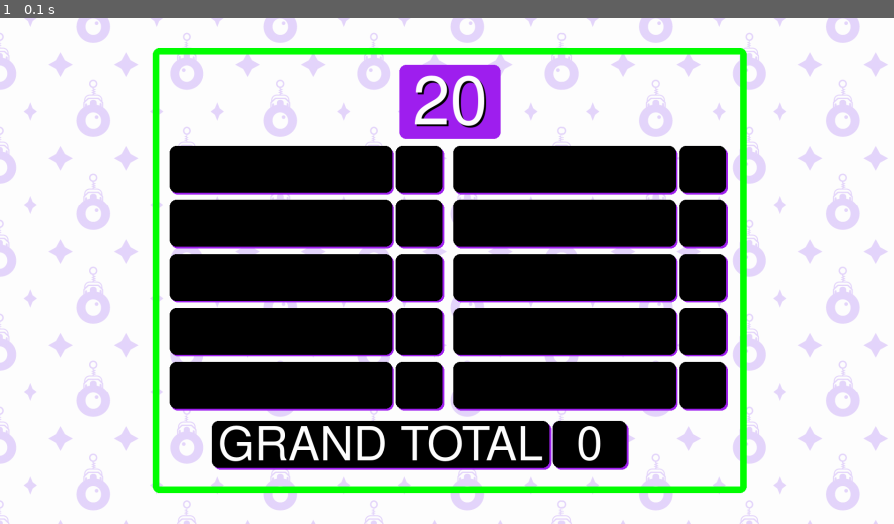
Above: before the commit, frame 1.
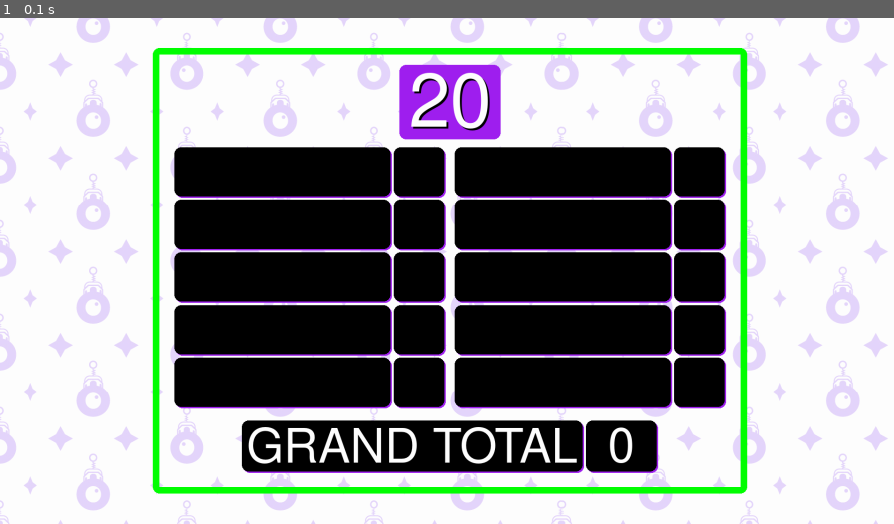
Above: after the commit, the same moment.

Repository: spierepf/FandomFeud
Game: pygame game, started from fast_money/server.py
Same seed, same stepped clock (60 frames per second), same inputs: the game is played once before the commit and once after it.
Inputs:
- Up to frame 1 (0.1 s): no input

The runs differ from the first frame. In frame 1, 9.3% of the frame differs, in the area x 17-84%, y 5-95%.

Commit message:
Removed RectBuilder from fast_money

Diff:
--- a/fast_money/fast_money_view.py
+++ b/fast_money/fast_money_view.py
@@ -4,32 +4,72 @@
 import sys
 sys.path.append(abspath(join(dirname(__file__), '..')))
 from core.pygame_view import PygameView
-from core.config import BORDER_COLOUR, BACKGROUND_COLOUR, TEXT_BACKGROUND_COLOUR, BELL_SOUND, BUZZER_SOUND, DUPLICATE_SOUND, \
-    POINTS_SOUND, NO_POINTS_SOUND, REVEAL_SOUND
-from core.rect_builder import RectBuilder
+from core.config import BORDER_COLOUR, TEXT_BACKGROUND_COLOUR, DUPLICATE_SOUND, POINTS_SOUND, NO_POINTS_SOUND, REVEAL_SOUND
+
+
+class LocalRect(pygame.Rect):
+    def __init__(self, *args, **kwargs):
+        super().__init__(*args, **kwargs)
+
+    def resize(self, new_width, new_height):
+        return self.inflate(new_width - self.width, new_height - self.height)
+
+    def resize_ip(self, new_width, new_height):
+        self.inflate_ip(new_width - self.width, new_height - self.height)
+
+    def columns(self, n):
+        width = self.width / n
+        for i in range(n):
+            yield LocalRect(self.left + i*width, self.top, width, self.height)
+
+    def rows(self, n):
+        height = self.height / n
+        for i in range(n):
+            yield LocalRect(self.left, self.top + i*height, self.width, height)
+
+    def split_h(self, width):
+        if width < 0:
+            return (
+                LocalRect(self.left, self.top, self.width + width, self.height),
+                LocalRect(self.left + (self.width + width), self.top, -width, self.height)
+            )
+        else:
+            return (
+                LocalRect(self.left, self.top, width, self.height),
+                LocalRect(self.left + width, self.top, self.width-width, self.height)
+            )
 
 
 class FastMoneyView(PygameView):
     def __init__(self, model, surface):
         super().__init__(model, surface)
 
-    def draw_text(self, text, x, y, height, width=None, font_name="fonts/NimbusSans-Regular.otf"):
-        font = pygame.font.Font(font_name, int(self.UNIT * height))
+    def draw_text(self, text, rect, font_name="fonts/NimbusSans-Regular.otf"):
+        font = pygame.font.Font(font_name, int(rect.height))
         shadow = font.render(text, True, "black")
         foreground = font.render(text, True, "white")
-        if width is not None and width * self.UNIT < shadow.get_width():
-            shadow = pygame.transform.scale(shadow, (width * self.UNIT, shadow.get_height()))
-            foreground = pygame.transform.scale(foreground, (width * self.UNIT, shadow.get_height()))
-        self.surface.blit(shadow, RectBuilder(self.surface, shadow.get_rect()).translate(x + 0.3, y + 0.3).unscaled_translate(0, (font.get_linesize() - font.get_height()) / 2).done())
-        self.surface.blit(foreground, RectBuilder(self.surface, foreground.get_rect()).translate(x, y).unscaled_translate(0, (font.get_linesize() - font.get_height()) / 2).done())
+        if rect.width < shadow.get_width():
+            shadow = pygame.transform.scale(shadow, (rect.width, shadow.get_height()))
+            foreground = pygame.transform.scale(foreground, (rect.width, shadow.get_height()))
+        tmp = rect.resize(foreground.get_width(), foreground.get_height()).move(0, (font.get_linesize() - font.get_height()) / 2)
+        self.surface.blit(shadow, tmp.move(int(self.UNIT*0.3), int(self.UNIT*0.3)))
+        self.surface.blit(foreground, tmp)
+
+    def draw_timer(self, timer_time):
+        tmp = LocalRect(self.surface.get_rect()).resize(15 * self.UNIT, 11 * self.UNIT).move(0, -25 * self.UNIT)
+
+        pygame.draw.rect(self.surface, TEXT_BACKGROUND_COLOUR, tmp,0, int(self.UNIT))
+        self.draw_text(str(timer_time), tmp)
+
+    def draw_shadow_box(self, rect):
+        pygame.draw.rect(self.surface, TEXT_BACKGROUND_COLOUR, rect.move(int(self.UNIT / 4), int(self.UNIT / 4)), 0, int(self.UNIT))
+        pygame.draw.rect(self.surface, 'black', rect, 0, int(self.UNIT))
 
     def draw(self):
         self.draw_background()
 
-        pygame.draw.rect(self.surface, BORDER_COLOUR, RectBuilder(self.surface).size(88, 66).done(),
-                         int(self.UNIT), int(self.UNIT))
+        pygame.draw.rect(self.surface, BORDER_COLOUR, LocalRect(self.surface.get_rect()).resize(88 * self.UNIT, 66 * self.UNIT), int(self.UNIT), int(self.UNIT))
 
-        #print(self.model.get_timer_duration(), self.model.get_timer_end_time(), self.model.get_timer_start())
         if self.model.get_timer_start():
             self.model.set_timer_end_time(pygame.time.get_ticks() + 1000 * self.model.get_timer_duration())
             self.model.set_timer_start(False)
@@ -42,9 +82,8 @@
                 timer_time = int((self.model.get_timer_end_time() - pygame.time.get_ticks())/1000)
         else:
             timer_time = self.model.get_timer_duration()
-        pygame.draw.rect(self.surface, TEXT_BACKGROUND_COLOUR, RectBuilder(self.surface).size(15, 11).translate(0, -25).done(),
-                         0, int(self.UNIT))
-        self.draw_text(str(timer_time), 0, -25, 10)
+
+        self.draw_timer(timer_time)
 
         if self.model.get_play_duplicate_sound():
             self.model.set_play_duplicate_sound(False)
@@ -62,29 +101,29 @@
             self.model.set_play_no_points_sound(False)
             NO_POINTS_SOUND.play()
 
+        answer_grid = LocalRect(self.surface.get_rect()).resize(83 * self.UNIT, 39 * self.UNIT).move(0, 1 * self.UNIT)
         total_score = 0
-        for col in range(2):
-            for row in range(5):
-                index = col * 5 + row
-                x = 42 * (col - 0.5)
-                y = 8 * (row - 2.5) + 5
-                pygame.draw.rect(self.surface, TEXT_BACKGROUND_COLOUR, RectBuilder(self.surface).size(33, 7).translate(x + 0.25 - 4, y + 0.25).done(), 0, int(self.UNIT))
-                pygame.draw.rect(self.surface, 'black', RectBuilder(self.surface).size(33, 7).translate(x - 4, y).done(), 0, int(self.UNIT))
+        index = 0
+        for column in answer_grid.columns(2):
+            for cell in column.rows(5):
+                answer_rect, score_rect = cell.inflate(-self.UNIT, 0).split_h(-8*self.UNIT)
+
+                self.draw_shadow_box(answer_rect.inflate(int(-self.UNIT / 2), int(-self.UNIT / 2)))
                 if self.model.get_answer(index) is not None:
-                    self.draw_text(self.model.get_answer(index).upper(), x - 4, y, 6, width=32)
+                    self.draw_text(self.model.get_answer(index).upper(), answer_rect.inflate(int(-self.UNIT), int(-self.UNIT)))
 
-                pygame.draw.rect(self.surface, TEXT_BACKGROUND_COLOUR, RectBuilder(self.surface).size(7, 7).translate(x + 0.25 + 16.5, y + 0.25).done(), 0, int(self.UNIT))
-                pygame.draw.rect(self.surface, 'black', RectBuilder(self.surface).size(7, 7).translate(x + 16.5, y).done(), 0, int(self.UNIT))
+                self.draw_shadow_box(score_rect.inflate(int(-self.UNIT / 2), int(-self.UNIT / 2)))
                 if self.model.get_score(index) is not None:
-                    self.draw_text(str(self.model.get_score(index)), x + 16.5, y, 6)
+                    self.draw_text(str(self.model.get_score(index)), score_rect.inflate(int(-self.UNIT), int(-self.UNIT)))
                     total_score += self.model.get_score(index)
-        x = -10
-        y = 26
-        pygame.draw.rect(self.surface, TEXT_BACKGROUND_COLOUR, RectBuilder(self.surface).size(50, 7).translate(x,y).done(), 0, int(self.UNIT))
-        pygame.draw.rect(self.surface, 'black', RectBuilder(self.surface).size(50, 7).translate(x-0.25,y-0.25).done(), 0, int(self.UNIT))
-        self.draw_text('GRAND TOTAL', x-0.25,y-0.25, 7)
 
-        x += 31
-        pygame.draw.rect(self.surface, TEXT_BACKGROUND_COLOUR, RectBuilder(self.surface).size(11, 7).translate(x,y).done(), 0, int(self.UNIT))
-        pygame.draw.rect(self.surface, 'black', RectBuilder(self.surface).size(11, 7).translate(x-0.25,y-0.25).done(), 0, int(self.UNIT))
-        self.draw_text(str(total_score), x - 0.25, y - 0.25, 7)
+                index += 1
+
+        grand_total_rect = LocalRect(self.surface.get_rect()).resize(62 * self.UNIT, 8 * self.UNIT).move(0, 26 * self.UNIT)
+        gt_label_rect, gt_score_rect = grand_total_rect.split_h(-11*self.UNIT)
+
+        self.draw_shadow_box(gt_label_rect.inflate(int(-self.UNIT / 2), int(-self.UNIT / 2)))
+        self.draw_text("GRAND TOTAL", gt_label_rect.inflate(int(-self.UNIT), int(-self.UNIT)))
+
+        self.draw_shadow_box(gt_score_rect.inflate(int(-self.UNIT / 2), int(-self.UNIT / 2)))
+        self.draw_text(str(total_score), gt_score_rect.inflate(int(-self.UNIT), int(-self.UNIT)))
